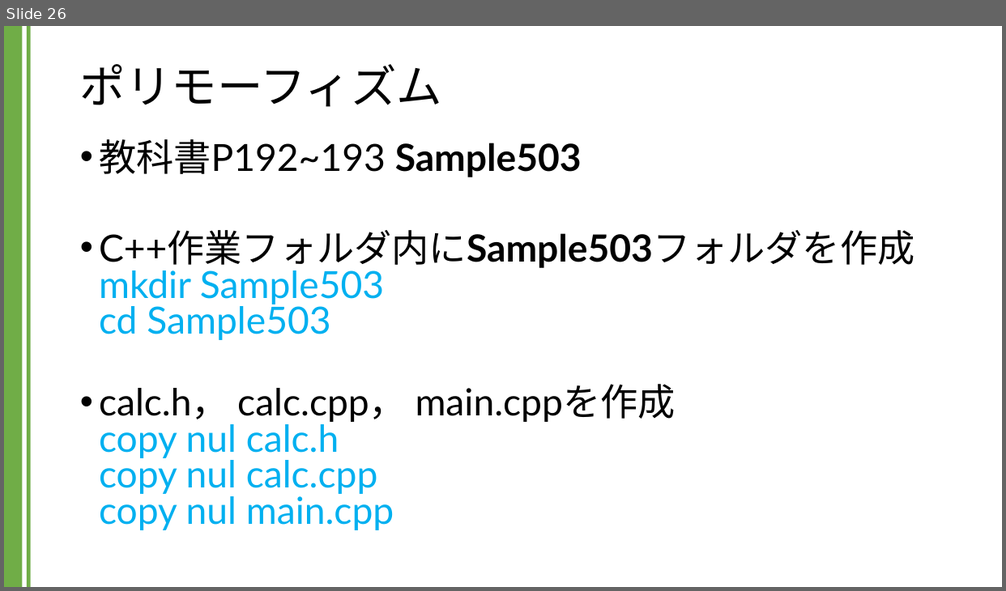
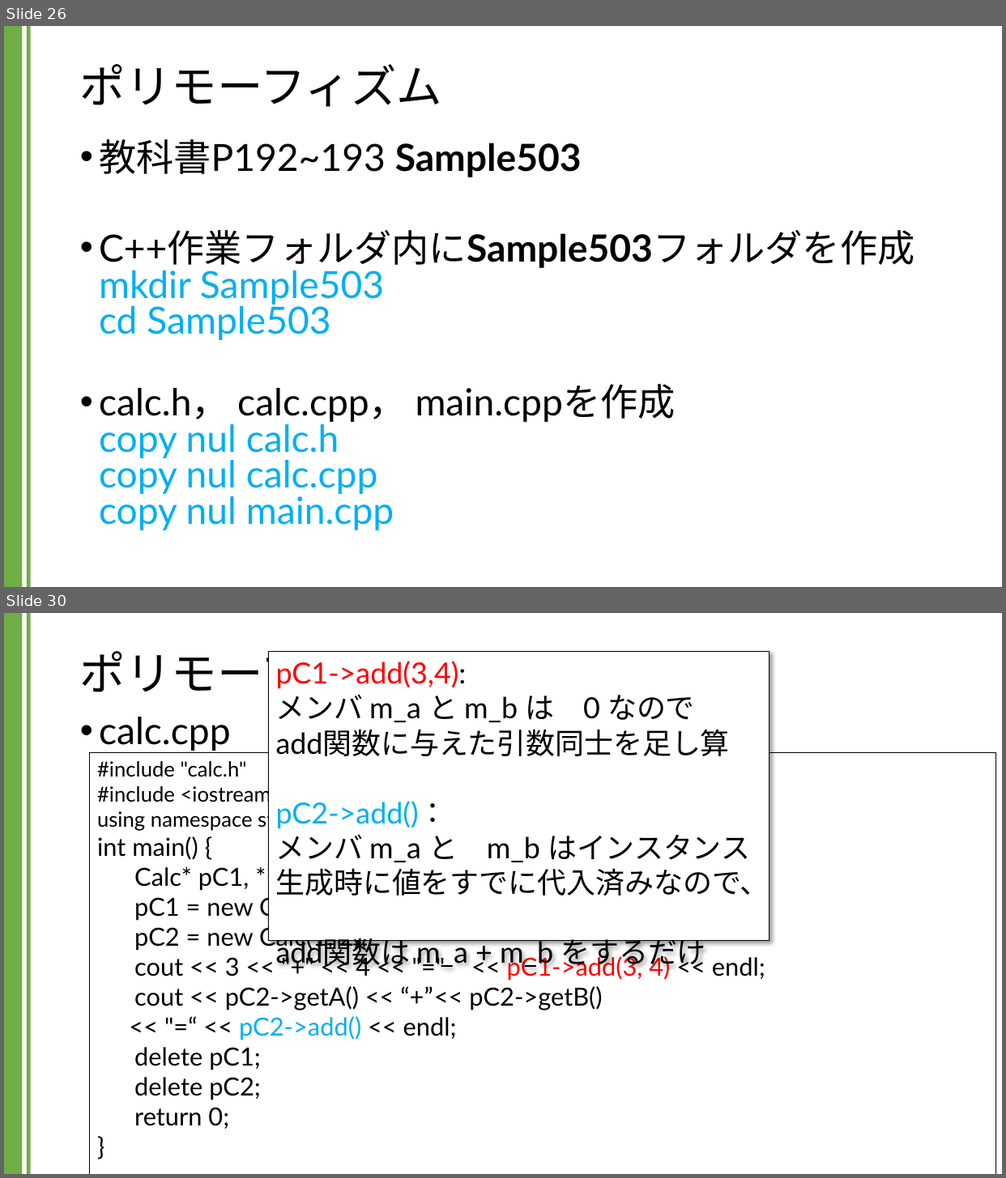
Before and after one commit to kic-murata/cpp2024, a slide deck: 授業資料/講義資料：継承とポリモーフィズム.pptx. Shown one above the other, each under a label of ours: slide 26 before the commit, slides 26 and 30 after it; the slides between them are not shown. The pictures are 1006x591 and 1006x1178 pixels, drawn with LibreOffice and Linux fonts; fonts in the diff are those of the drawing. Boxes give left, top, right and bottom in pixels: in the first picture for what was removed or moved away, otherwise in the second. Text is boxed around its words. In the diff, an @@ line names an element or a change of style, - is before the commit and + after.

```diff
--- a/授業資料/講義資料：継承とポリモーフィズム.pptx
+++ b/授業資料/講義資料：継承とポリモーフィズム.pptx
@@ slide 30 added at [4, 613, 1002, 1174], background #FFFFFF; not listed: 2 template elements that a slide beside it also shows @@
@@ title added at [80, 651, 442, 702], 44 pt, text #000000 @@
+ポリモーフィズム
@@ rectangle added at [268, 651, 769, 941], fill #FFFFFF, outline #000000 0.75 pt, 28 pt, text #000000 @@
+pC1->add(3,4):
+メンバ m_a と m_b は 0 なので
+add関数に与えた引数同士を足し算
+pC2->add()：
+メンバ m_a と m_b はインスタンス
+生成時に値をすでに代入済みなので、
+add関数は m_a + m_b をするだけ
@@ text added at [99, 711, 472, 751], 36 pt, text #000000 @@
+• calc.cpp (Sample503)
@@ rectangle added at [90, 753, 997, 1174], outline #000000 0.75 pt, 24 pt, text #000000 @@
+#include "calc.h"
+#include <iostream>
+using namespace std;
+int main() {
+Calc* pC1, * pC2;
+pC1 = new Calc();
+pC2 = new Calc(1, 2);
+cout << 3 << "+" << 4 << "=" << pC1->add(3, 4) << endl;
+cout << pC2->getA() << “+” << pC2->getB()
+<< "=“ << pC2->add() << endl;
+delete pC1;
+delete pC2;
+return 0;
+}
```
Also in this commit, not shown: 3 other slides added.
